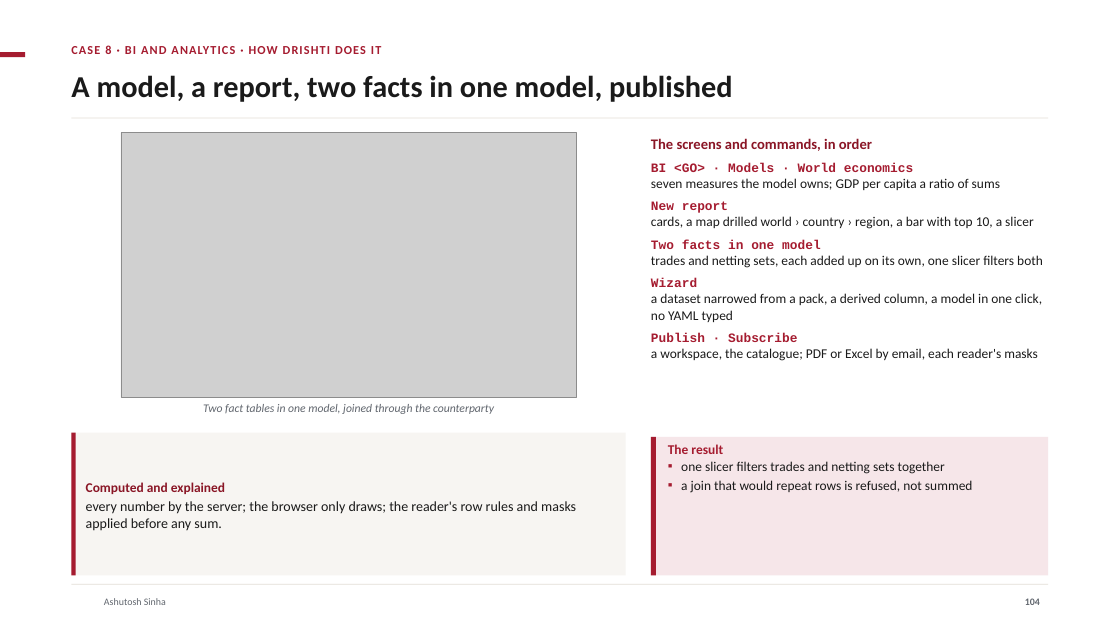
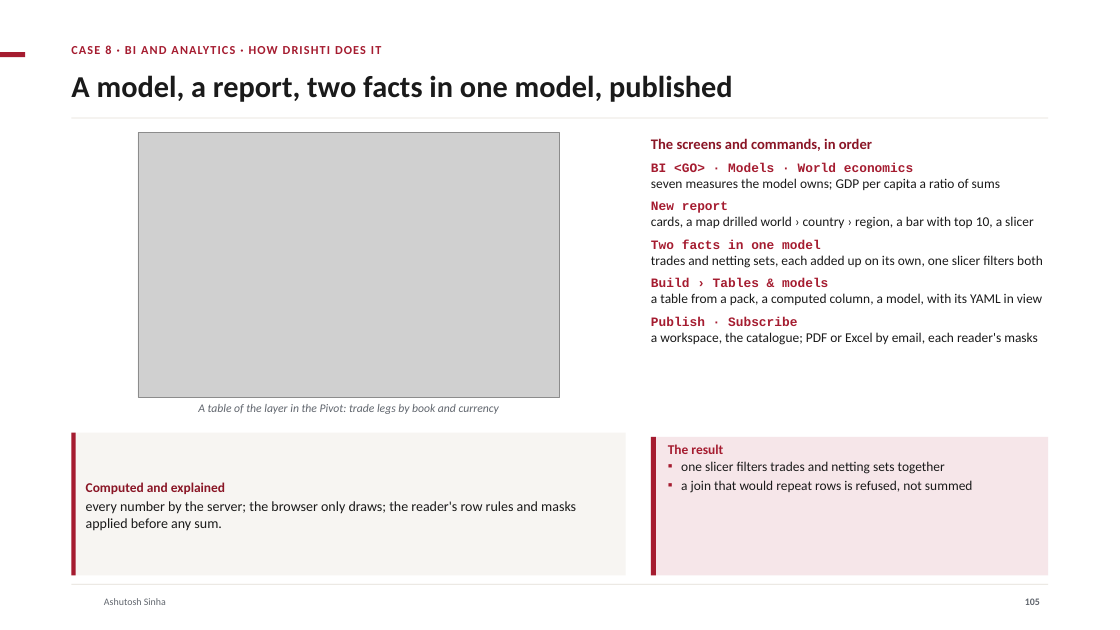
Before and after one commit to ajsinha/drishti, a slide deck: slide 105 of docs/publications/Drishti-Design-and-Evidence.pptx (slide 104 before the commit). Drawn at 1120x630 pixels with LibreOffice and Linux fonts; fonts in the diff are those of the drawing; grey boxes stand for pictures; background and template pictures are left out. Boxes give left, top, right and bottom in pixels: in the first picture for what was removed or moved away, otherwise in the second. Text is boxed around its words. In the diff, an @@ line names an element or a change of style, - is before the commit and + after.

```diff
--- a/docs/publications/Drishti-Design-and-Evidence.pptx
+++ b/docs/publications/Drishti-Design-and-Evidence.pptx
@@ picture: place and size @@
-picture at (121,133,576,397)
+picture at (138,133,559,397)
@@ text at (651,278,1042,305): text changed @@
-Wizard
-a dataset narrowed from a pack, a derived column, a model in one click, no YAML typed
+Build › Tables & models
+a table from a pack, a computed column, a model, with its YAML in view
@@ text at (198,404,499,414): text changed @@
-Two fact tables in one model, joined through the counterparty
+A table of the layer in the Pivot: trade legs by book and currency
@@ page number at (1025,598,1040,605): text changed @@
-104
+105
```
Also in this commit, not shown: 12 other slides changed, 2 slides added, 3 other files.
